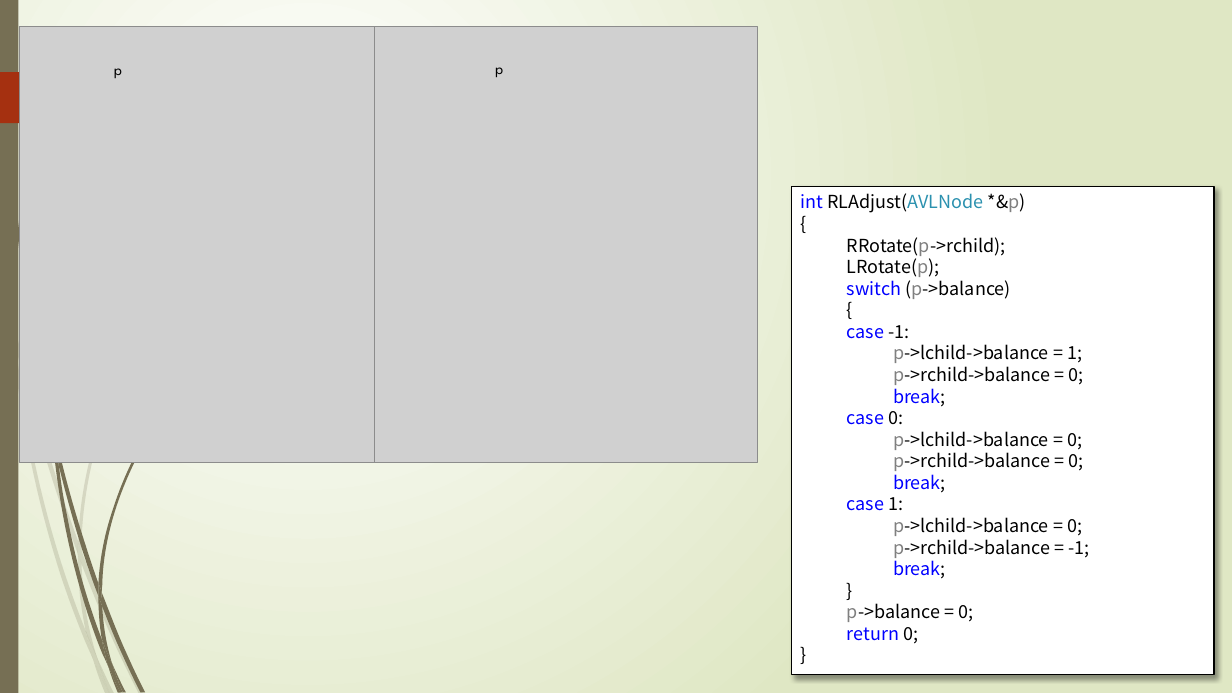
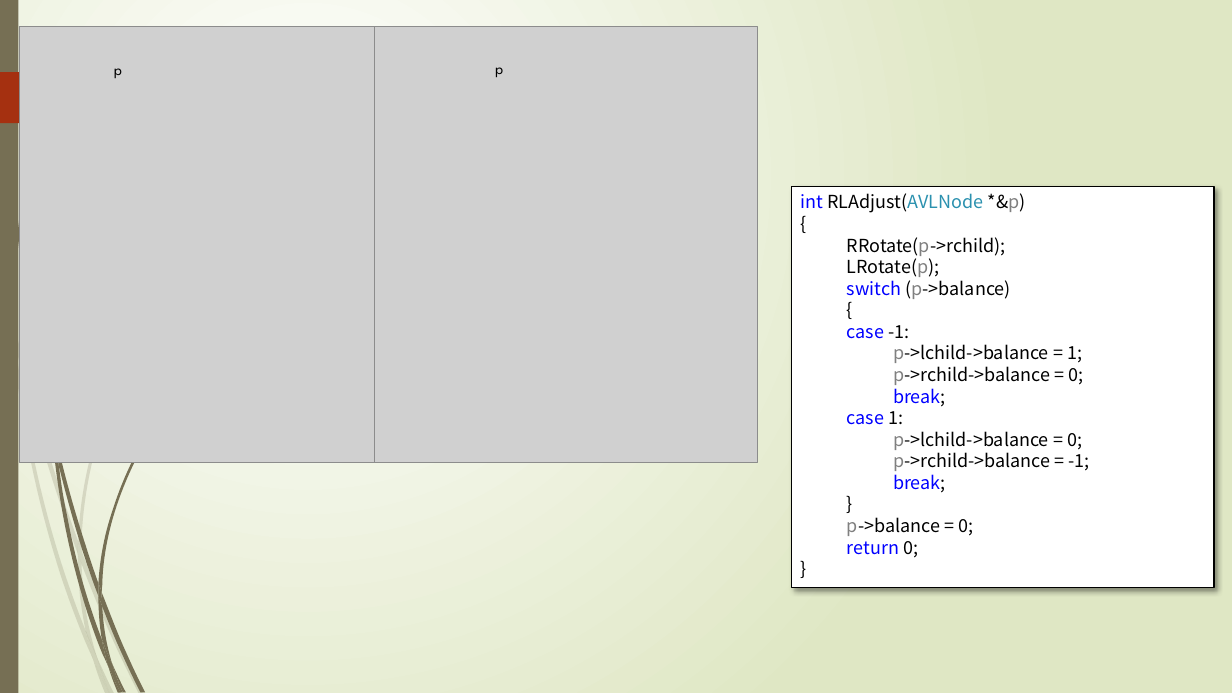
Before and after one commit to TeacherPeng/Datastruct, a slide deck: slide 39 of 教案/第08章 集合与查找.pptx. Drawn at 1232x693 pixels with LibreOffice and Linux fonts; fonts in the diff are those of the drawing; grey boxes stand for pictures. Boxes give left, top, right and bottom in pixels: in the first picture for what was removed or moved away, otherwise in the second. Text is boxed around its words. In the diff, an @@ line names an element or a change of style, - is before the commit and + after.

```diff
--- a/教案/第08章 集合与查找.pptx
+++ b/教案/第08章 集合与查找.pptx
@@ rectangle "int RLAdjust(AVLNode *&p)": place and size @@
-rectangle "int RLAdjust(AVLNode *&p)" at [792,187,1214,675]
+rectangle "int RLAdjust(AVLNode *&p)" at [792,187,1214,588]
@@ text in rectangle at [847,411,1084,493]: paragraphs removed @@
-  case 0:
-    p->lchild->balance = 0;
-    p->rchild->balance = 0;
-    break;
```
Also in this commit, not shown: 1 other slide changed, 1 other file.
